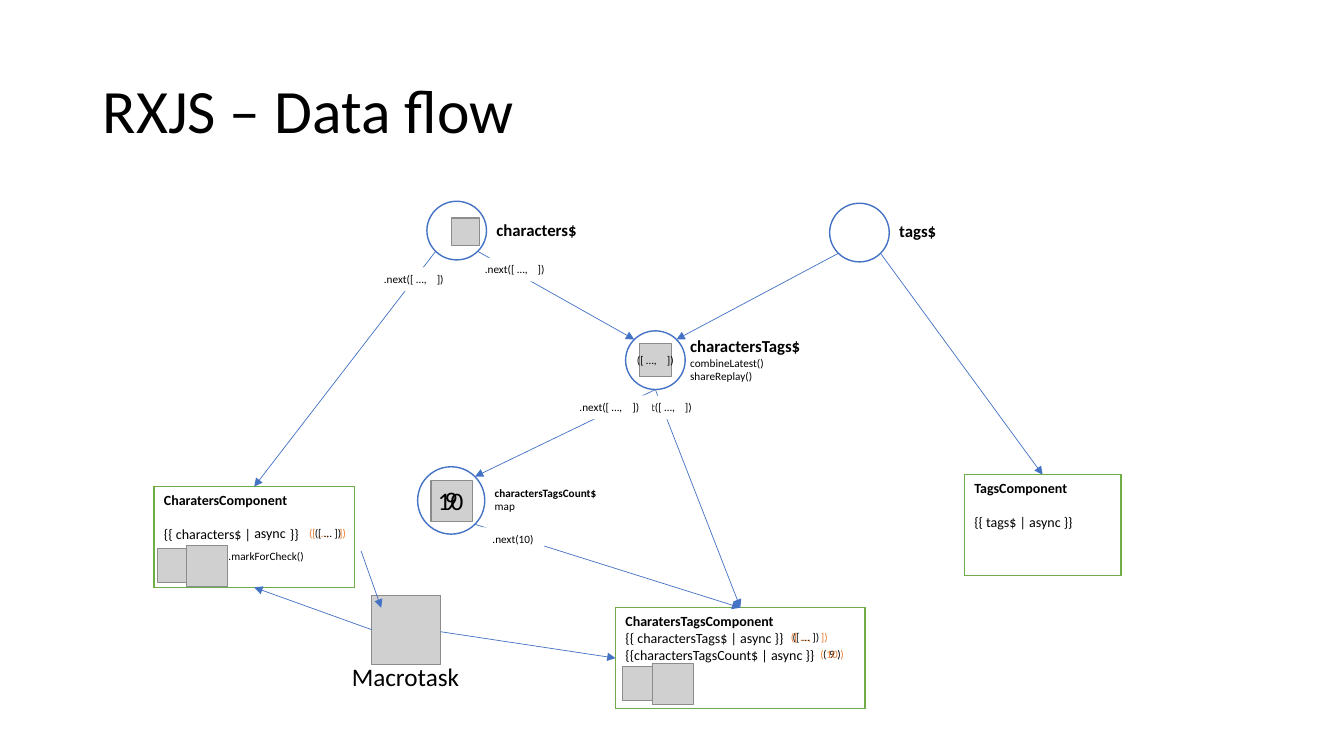
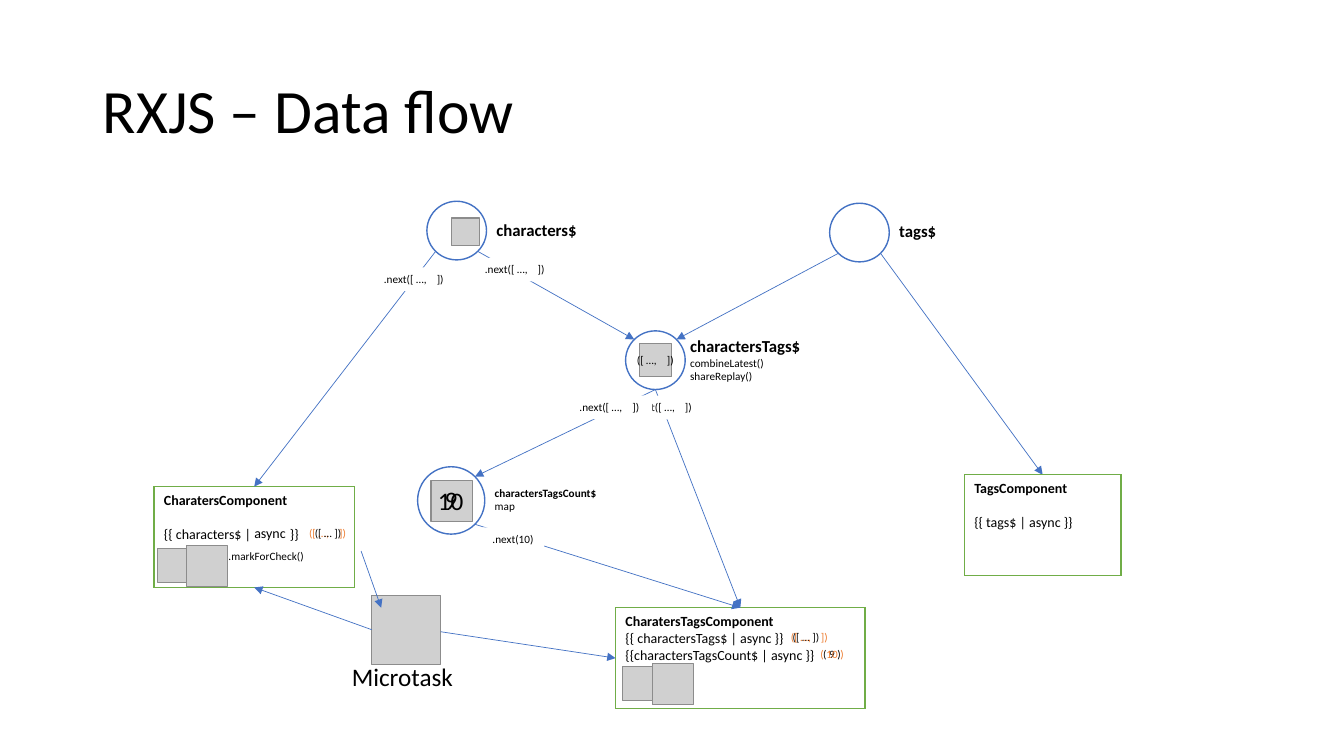
Before and after one commit to Trolejbus/AngularSignalsKnowledgeShare, a slide deck: slide 5 of Signals in Angular.pptx (slide 9 before the commit). Drawn at 1344x756 pixels with LibreOffice and Linux fonts; fonts in the diff are those of the drawing; grey boxes stand for pictures; background and template pictures are left out. Boxes give left, top, right and bottom in pixels: in the first picture for what was removed or moved away, otherwise in the second. Text is boxed around its words. In the diff, an @@ line names an element or a change of style, - is before the commit and + after.

```diff
--- a/Signals in Angular.pptx
+++ b/Signals in Angular.pptx
@@ text at (x1=352, y1=668, x2=453, y2=687): text changed @@
-Macrotask
+Microtask
```
Also in this commit, not shown: 9 other slides changed, 2 slides removed, 2 other files.
